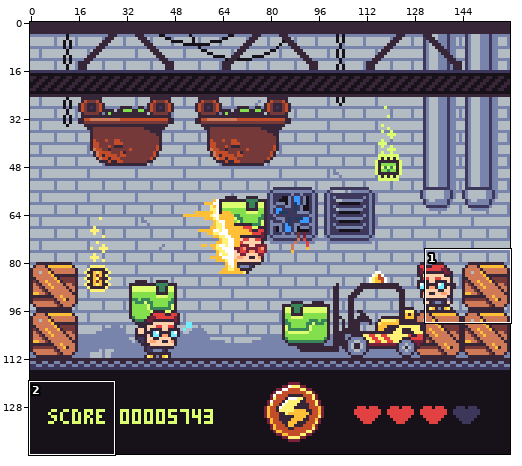
Edited in one commit: pixel-art file (Art/concept.aseprite). Above: a wide view before the commit, with the close-up outlined.
Close-up. Before the edit:
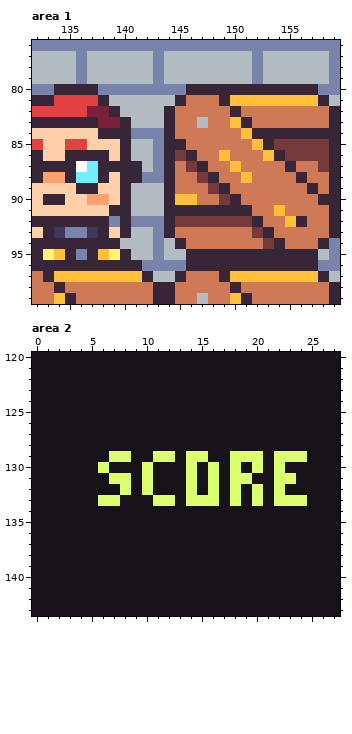
160x144 pixels, 1 frame. Shown: area 1: x 132..159, y 76..99; area 2: x 0..27, y 120..143.
After the commit:
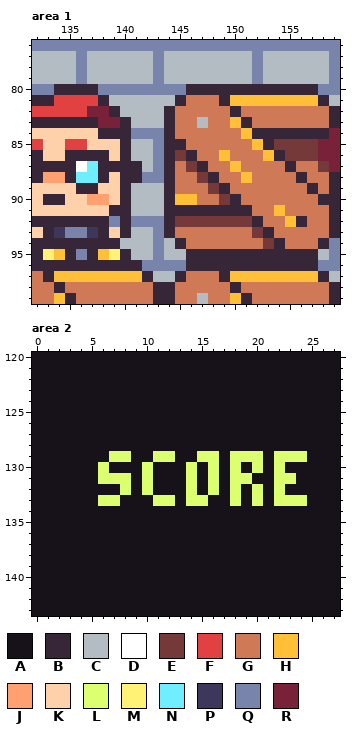
Palette (. is transparent): A #17111a  B #372538  C #b2bcc2  D #ffffff  E #753939  F #e14141  G #cf7957  H #ffbf36  J #ffa070  K #ffd1ab  L #dcff70  M #fff275  N #6eeeff  P #3e375c  Q #7884ab  R #7a213a
The exact change:
Area 1, layer "text":
y 84: x 159 B -> R
y 85..86: x 158..159 EB -> RR
y 87: x 159 B -> R
Area 2, layer "text":
y 129: x 14 L -> A; x 16 A -> L
y 131: x 6 A -> L
y 133: x 16 L -> A
